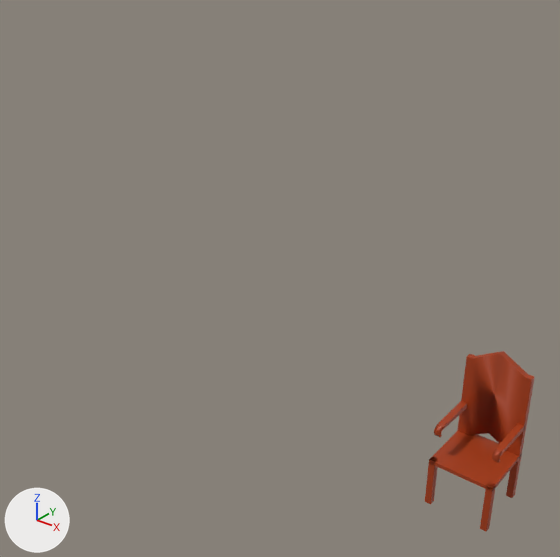
Before and after pictures for a commit that changed the FBX model Assets/_OurAssets/Meshes/Props/Chair-v2.fbx.
One viewpoint serves both versions: a 50 mm lens placed at (21.48, -8.98, 3.59), pointed at (14.16, 0.18, -2.08). The lights are fixed; the arrows at lower left show +X, +Y and +Z. The older version comes first. Vertices at exactly the same position are counted once.

The first picture shows 'Chair2'.
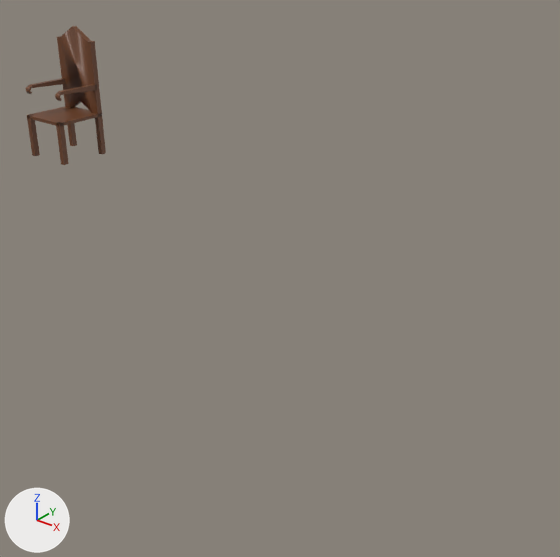
The change, as JSON lines over the scene's bpy script:
```json
{"op": "add", "block": "img_atlas_v2_png", "code": ["img_atlas_v2_png = load_image('Atlas_v2.png', '../../Textures/Atlas_v2.png', 1024, 1024, 'sRGB')"]}
{"op": "add", "block": "mat_tilesprops", "code": ["mat_tilesprops = principled_material('TilesProps')", "mat_tilesprops.texture = img_atlas_v2_png"]}
{"block": "me_cube_071", "where": "# used by ob_chair2; location = (18.0, 0.06, -3.71); rotation_euler = (1.571, 0.0, 0.0), in degrees (90, 0, 0); scale = (0.0005, 0.0075, 0.0005)"}
{"op": "remove", "block": "me_cube_071", "code": "me_cube_071.from_pydata(...)  # 114 vertices, 95 faces; spans x -1000.0..1000.0, y -114.0..202.0, z -882.0..1118.0"}
{"op": "remove", "block": "me_cube_071", "code": "me_cube_071.materials.append(mat_brown)  # brown #a63c11"}
{"op": "add", "block": "me_cube_071", "code": "me_cube_071.from_pydata(...)  # 192 vertices, 87 faces; spans x 850.0..951.0, y -87.0..151.0, z -50.0..51.0"}
{"block": "me_cube_071", "change": "me_cube_071 part 1: the loose piece of 28 vertices spanning x -1000.0..1000.0, y -114.0..202.0, z -882.0..-682.0 is scaled about its middle by (0.05, 0.75, 0.05), then moved by (900.0, -12.0, 737.0), in mat_tilesprops (picture img_atlas_v2_png)"}
{"block": "me_cube_071", "change": "me_cube_071 part 2: a new loose piece, a box spanning x 850.0..950.0, y -13.0..-7.0, z -50.0..50.0, in mat_tilesprops (picture img_atlas_v2_png)"}
{"block": "me_cube_071", "change": "me_cube_071 part 3: a new loose piece, a box spanning x 940.0..950.0, y -86.0..-7.0, z 40.0..50.0, in mat_tilesprops (picture img_atlas_v2_png)"}
{"block": "me_cube_071", "change": "me_cube_071 part 4: a new loose piece, a box spanning x 850.0..860.0, y -86.5..-7.0, z 40.0..50.0, in mat_tilesprops (picture img_atlas_v2_png)"}
{"block": "me_cube_071", "change": "me_cube_071 part 5: a new loose piece of 22 vertices spanning x 940.0..950.0, y 33.0..48.0, z -45.0..44.0, in mat_tilesprops (picture img_atlas_v2_png)"}
{"block": "me_cube_071", "change": "me_cube_071 part 6: a new loose piece of 22 vertices spanning x 850.0..860.0, y 33.0..48.0, z -45.0..44.0, in mat_tilesprops (picture img_atlas_v2_png)"}
{"block": "me_cube_071", "change": "me_cube_071 part 7: the loose piece of 31 vertices spanning x -1000.0..-800.0, y 45.0..66.0, z -777.0..993.0 is deleted"}
{"block": "me_cube_071", "change": "me_cube_071 part 8: the loose piece of 8 vertices spanning x -1000.0..-800.0, y -114.0..-8.0, z 918.0..1118.0 is deleted"}
{"block": "me_cube_071", "change": "me_cube_071 part 9: the loose piece of 8 vertices spanning x 800.0..1000.0, y -114.0..-8.0, z 918.0..1118.0 is deleted"}
{"block": "me_cube_071", "change": "me_cube_071 part 10"}
{"block": "me_cube_071", "change": "39 vertices are removed from x -1000.0..1000.0, y -16.0..66.0, z -882.0..1118.0"}
{"block": "me_cube_071", "change": "31 faces are deleted"}
{"block": "me_cube_071", "change": "other edits to the shape of me_cube_071 do not show in these pictures"}
{"op": "add", "block": "me_cube_071", "code": "me_cube_071.materials.append(mat_tilesprops)  # picture img_atlas_v2_png"}
{"op": "set", "path": "ob_chair2.location", "old": "(18.0, 0.06, -3.71)", "new": "(0.0, 0.0, 0.0)"}
{"op": "set", "path": "ob_chair2.scale", "old": "(0.0005, 0.0075, 0.0005)", "new": "(0.01, 0.01, 0.01)"}
```

Where the change shows, as pixel boxes (x1, y1, x2, y2) in the pictures (560 x 557 px; the box of a moved part takes in the faces that stretch with it):
```json
{"object": "Chair2", "change": "reshaped, moved, rescaled, recoloured", "before": [425, 351, 535, 531], "after": [26, 26, 106, 165], "on screen": "27% narrower, 23% shorter"}
{"part": 1, "of": "me_cube_071", "change": "moved or reshaped", "before": [458, 351, 535, 498], "after": [57, 26, 106, 154]}
{"part": 2, "of": "me_cube_071", "change": "added", "after": [27, 106, 102, 126], "on screen": "brown"}
{"part": 3, "of": "me_cube_071", "change": "added", "after": [56, 122, 69, 165]}
{"part": 4, "of": "me_cube_071", "change": "added", "after": [27, 114, 40, 156]}
{"part": 5, "of": "me_cube_071", "change": "added", "after": [55, 84, 97, 101]}
{"part": 6, "of": "me_cube_071", "change": "added", "after": [26, 78, 66, 94]}
{"part": 7, "of": "me_cube_071", "change": "deleted", "before": [434, 401, 467, 437]}
{"part": 8, "of": "me_cube_071", "change": "deleted", "before": [425, 456, 438, 505]}
{"part": 9, "of": "me_cube_071", "change": "deleted", "before": [480, 482, 496, 531], "on screen": "brown"}
{"part": 10, "of": "me_cube_071", "change": "deleted", "before": [429, 423, 526, 490], "on screen": "brown"}
```
